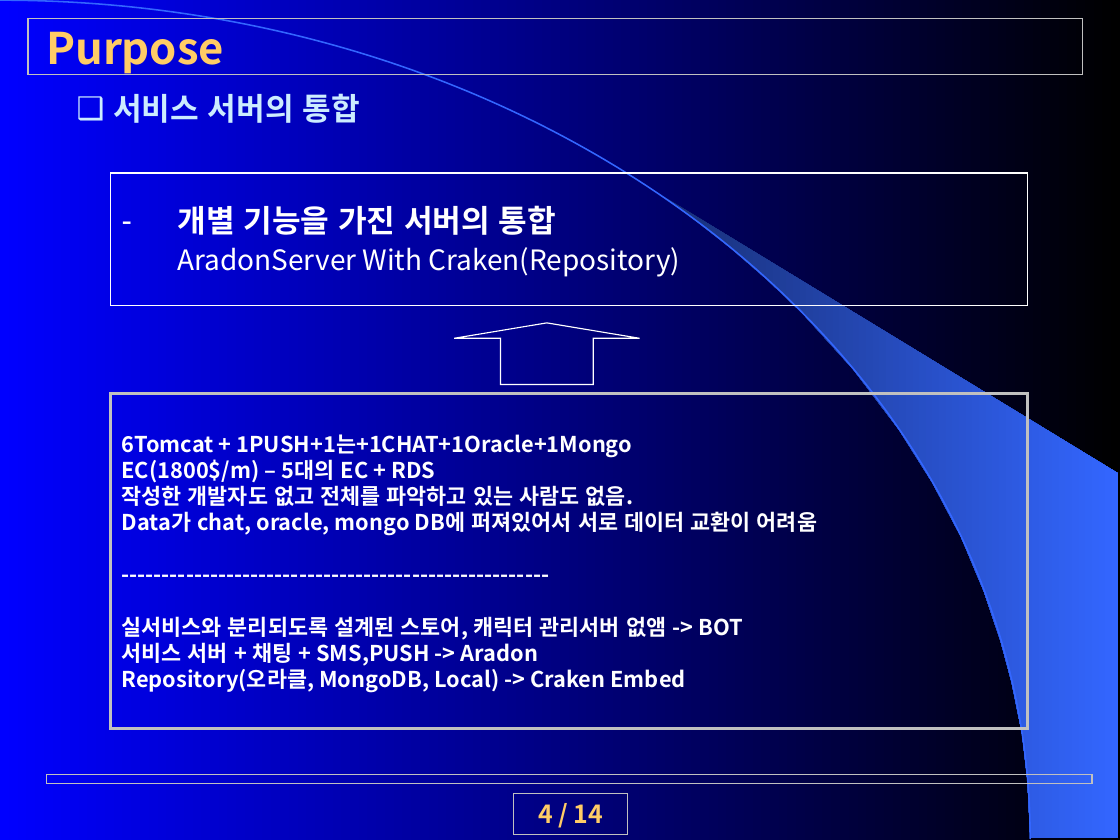
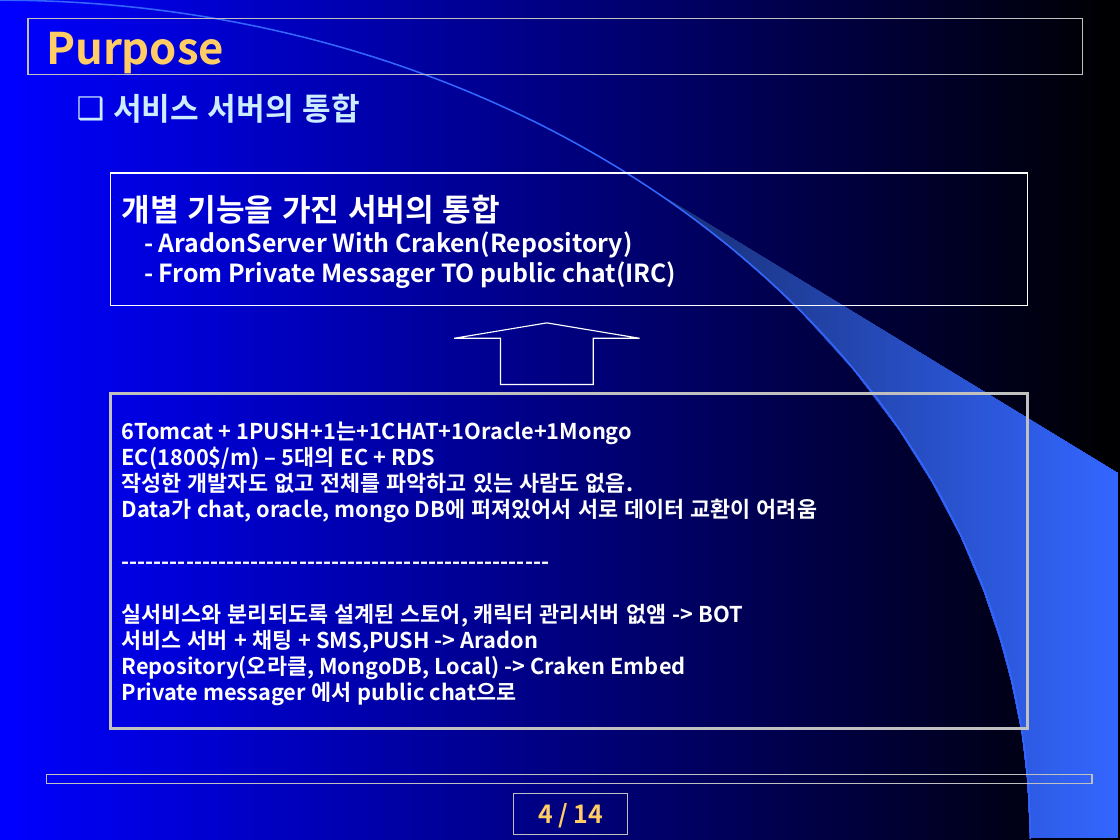
Before and after one commit to bleujin/talkserver, a slide deck: slide 5 of resource/doc/toonstory.ppt. Drawn at 1120x840 pixels with LibreOffice and Linux fonts; fonts in the diff are those of the drawing. Boxes give left, top, right and bottom in pixels: in the first picture for what was removed or moved away, otherwise in the second. Text is boxed around its words. In the diff, an @@ line names an element or a change of style, - is before the commit and + after.

```diff
--- a/resource/doc/toonstory.ppt
+++ b/resource/doc/toonstory.ppt
@@ text in rectangle at (122,194,500,224): bullet - to none @@
@@ text in rectangle at (159,231,676,288): text changed; size 18 to 16 pt; bold on @@
-AradonServer With Craken(Repository)
+- AradonServer With Craken(Repository)
+- From Private Messager TO public chat(IRC)
@@ text in rectangle at (122,678,517,706): paragraph added @@
+Private messager 에서 public chat으로
```
Also in this commit, not shown: 1 other slide changed, 1 other file.
